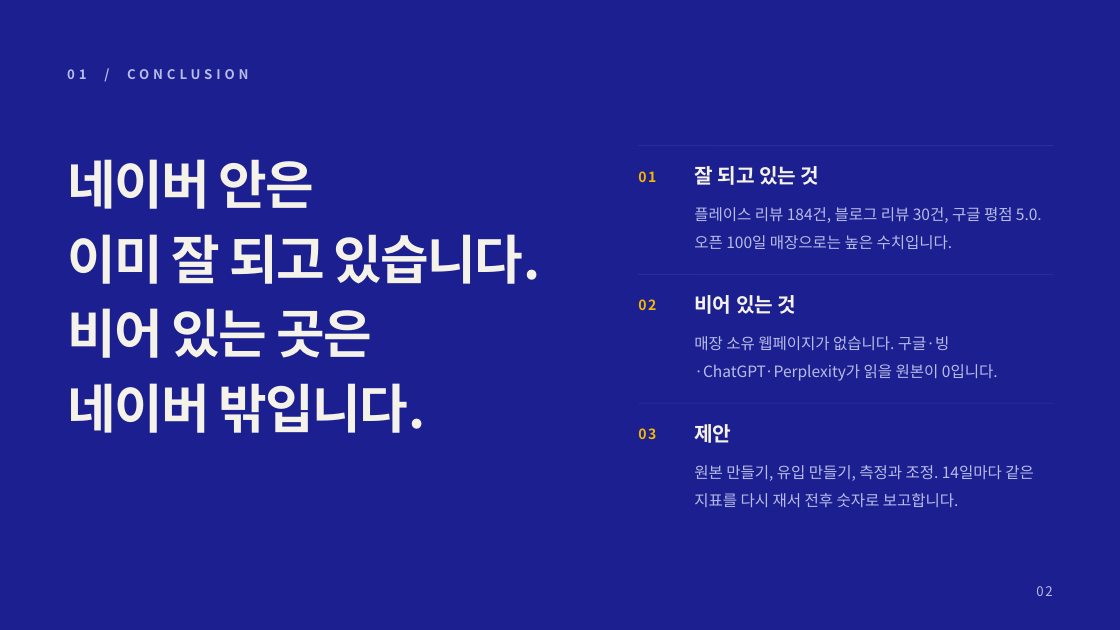
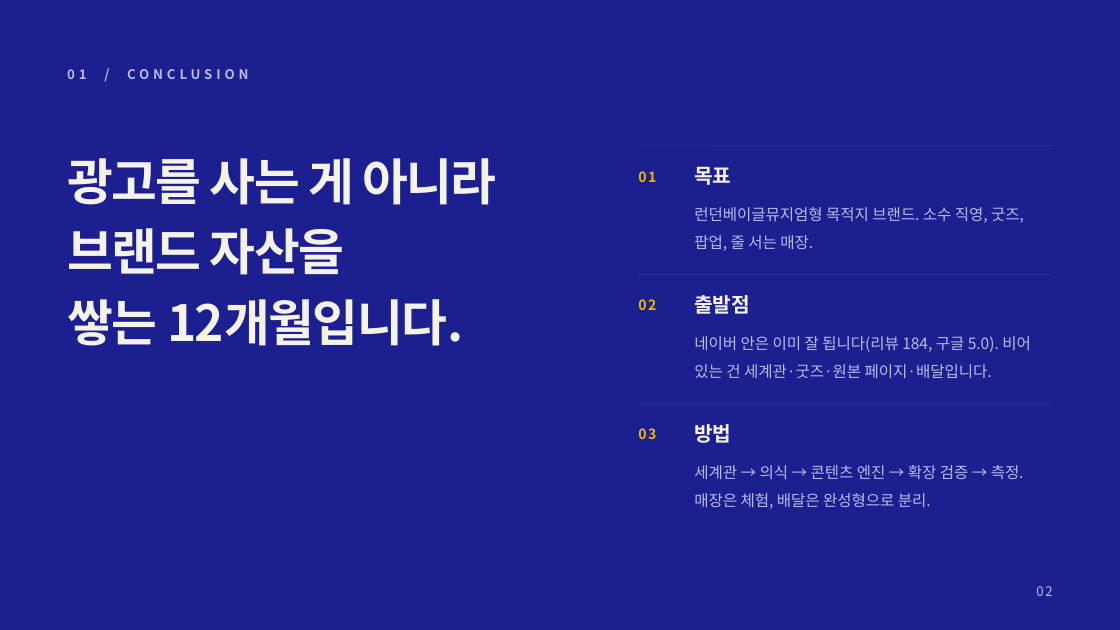
Before and after one commit to severaljama-hue/advertising-agency, a slide deck: slide 2 of docs/sydney-yogurt-lab/proposal.pptx. Drawn at 1120x630 pixels with LibreOffice and Linux fonts; fonts in the diff are those of the drawing. Boxes give left, top, right and bottom in pixels: in the first picture for what was removed or moved away, otherwise in the second. Text is boxed around its words. In the diff, an @@ line names an element or a change of style, - is before the commit and + after.

```diff
--- a/docs/sydney-yogurt-lab/proposal.pptx
+++ b/docs/sydney-yogurt-lab/proposal.pptx
@@ text at (x1=67, y1=158, x2=496, y2=346): text changed; size 34 to 32 pt @@
-네이버 안은
-이미 잘 되고 있습니다.
-비어 있는 곳은
-네이버 밖입니다.
+광고를 사는 게 아니라
+브랜드 자산을
+쌓는 12개월입니다.
@@ text at (x1=694, y1=166, x2=731, y2=185): text changed @@
-잘 되고 있는 것
+목표
@@ text at (x1=694, y1=207, x2=1024, y2=251): text changed @@
-플레이스 리뷰 184건, 블로그 리뷰 30건, 구글 평점 5.0. 오픈 100일 매장으로는 높은 수치입니다.
+런던베이글뮤지엄형 목적지 브랜드. 소수 직영, 굿즈, 팝업, 줄 서는 매장.
@@ text at (x1=694, y1=295, x2=750, y2=314): text changed @@
-비어 있는 것
+출발점
@@ text at (x1=694, y1=336, x2=1031, y2=378): text changed @@
-매장 소유 웹페이지가 없습니다. 구글·빙·ChatGPT·Perplexity가 읽을 원본이 0입니다.
+네이버 안은 이미 잘 됩니다(리뷰 184, 구글 5.0). 비어 있는 건 세계관·굿즈·원본 페이지·배달입니다.
@@ text at (x1=694, y1=424, x2=731, y2=443): text changed @@
-제안
+방법
@@ text at (x1=694, y1=465, x2=1024, y2=509): text changed @@
-원본 만들기, 유입 만들기, 측정과 조정. 14일마다 같은 지표를 다시 재서 전후 숫자로 보고합니다.
+세계관 → 의식 → 콘텐츠 엔진 → 확장 검증 → 측정. 매장은 체험, 배달은 완성형으로 분리.
```
Also in this commit, not shown: 2 other slides changed, 11 slides added, 9 slides removed, 1 other file.
